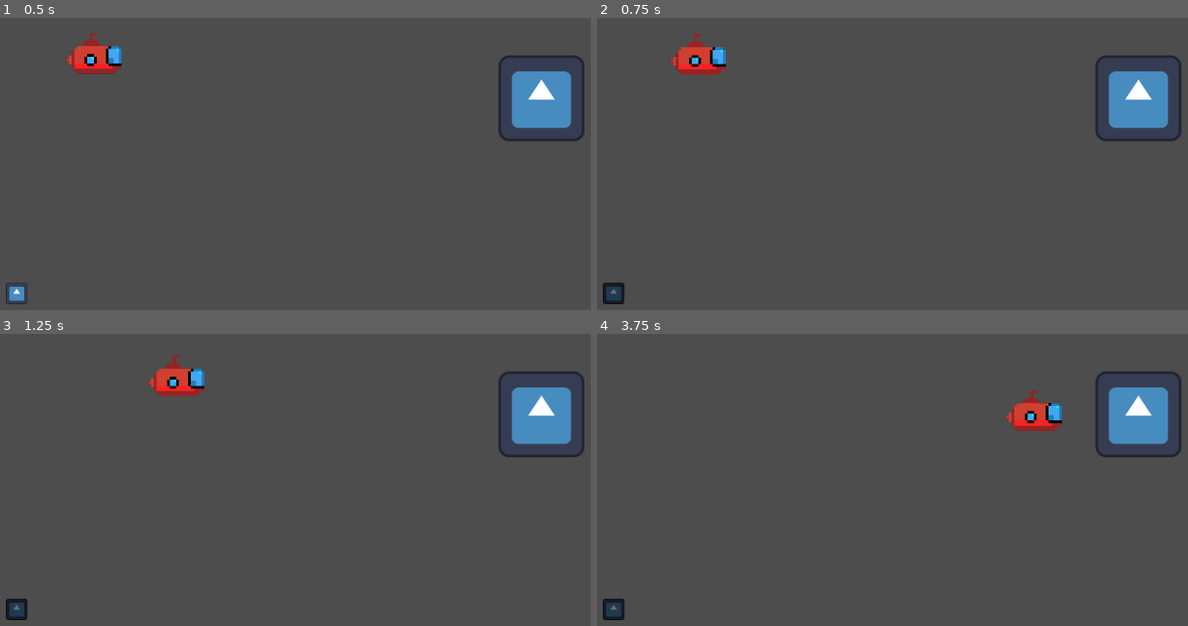
Above: before the commit, frames 1-4 (two rows, left to right).
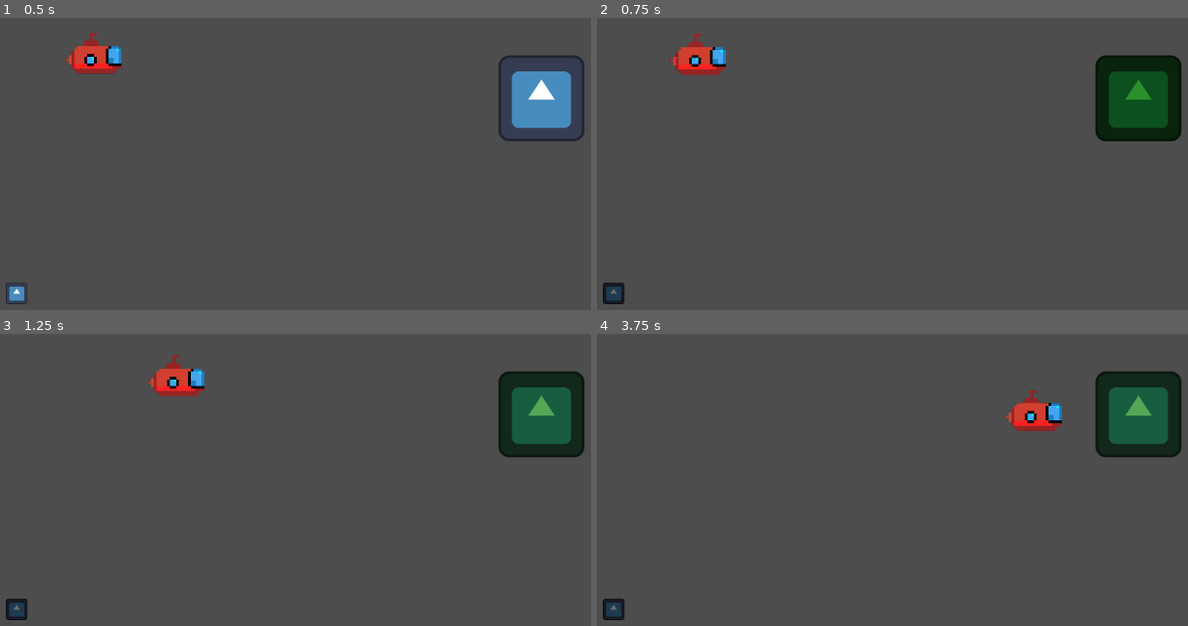
Above: after the commit, the same moments.

Repository: SStewart424/brackeys-game-jam-23
Game: Godot game, scene res://Main.tscn
Two runs of this game, one before a commit and one after it. Both use one fixed random seed, a clock stepped at 60 frames per second and the inputs below. The engine's default icon, where the game draws it, is replaced by a stand-in: a white triangle on a blue panel in a dark square.
Inputs:
- Up to frame 1 (0.5 s): no input
- Up to frame 2 (0.75 s): hold Right (ui_right) from 0.53 s (still down); hold Space (sonar) from 0.53 s (still down)
- Up to frame 3 (1.25 s): keep holding Right (ui_right); keep holding Space (sonar)
- Up to frame 4 (3.75 s): release Right (ui_right) at 1.28 s; release Space (sonar) at 1.28 s; hold Down (ui_down) 1.28-2.03 s; tap Space (sonar) at 1.35, 2.85 s; hold Right (ui_right) 2.03-2.78 s; hold Space (sonar) 2.03-2.78 s; hold Up (ui_up) 2.78-3.53 s; hold Left (ui_left) from 3.53 s (still down); hold Space (sonar) from 3.53 s (still down)

Frame 1 is identical in both runs. In frame 2, 4.2% of the frame differs, in the area x 84-99%, y 12-43%; in frame 3, 4.2%; in frame 4, 4.2%.

Commit message:
Connect sonar up to Obstacle to make it change colour

Diff:
--- a/Main.tscn
+++ b/Main.tscn
@@ -14,3 +14,5 @@
 
 [node name="Sonar" parent="." instance=ExtResource("3_xk4r6")]
 position = Vector2(45, 603)
+
+[connection signal="sonar_activated" from="Sonar" to="Mine" method="_on_sonar_sonar_activated"]
--- a/Obstacle.gd
+++ b/Obstacle.gd
@@ -1,6 +1,8 @@
 extends Area2D
 
 @export var attack: int = 5
+
+@onready var _animation = $AnimationPlayer
 
 # Called when the node enters the scene tree for the first time.
 func _ready():
@@ -17,3 +19,6 @@
         body.take_damage(attack)
     hide()
     pass # Replace with function body.
+
+func _on_sonar_sonar_activated():
+    _animation.play("detected")
--- a/Obstacle.tscn
+++ b/Obstacle.tscn
@@ -1,8 +1,28 @@
-[gd_scene load_steps=3 format=3 uid="uid://dc3ybroegj3yi"]
+[gd_scene load_steps=5 format=3 uid="uid://dc3ybroegj3yi"]
 
 [ext_resource type="Script" path="res://Obstacle.gd" id="1_41g1h"]
 
 [sub_resource type="CircleShape2D" id="CircleShape2D_rq35x"]
+
+[sub_resource type="Animation" id="Animation_cjefq"]
+resource_name = "detected"
+tracks/0/type = "value"
+tracks/0/imported = false
+tracks/0/enabled = true
+tracks/0/path = NodePath("Sprite2D:modulate")
+tracks/0/interp = 1
+tracks/0/loop_wrap = true
+tracks/0/keys = {
+"times": PackedFloat32Array(0, 0.2, 0.4, 0.6, 0.8),
+"transitions": PackedFloat32Array(1, 1, 1, 1, 1),
+"update": 0,
+"values": [Color(1, 1, 1, 1), Color(0, 0.482353, 0, 1), Color(1, 1, 1, 1), Color(0, 0.482353, 0, 1), Color(1, 1, 1, 1)]
+}
+
+[sub_resource type="AnimationLibrary" id="AnimationLibrary_qi4e0"]
+_data = {
+"detected": SubResource("Animation_cjefq")
+}
 
 [node name="Obstacle" type="Area2D" groups=["Enemy"]]
 position = Vector2(159, 87)
@@ -14,4 +34,9 @@
 
 [node name="Sprite2D" type="Sprite2D" parent="."]
 
+[node name="AnimationPlayer" type="AnimationPlayer" parent="."]
+libraries = {
+"": SubResource("AnimationLibrary_qi4e0")
+}
+
 [connection signal="area_entered" from="." to="." method="_on_area_entered"]
Not shown: 1 places in Main.tscn that only renumber resources
